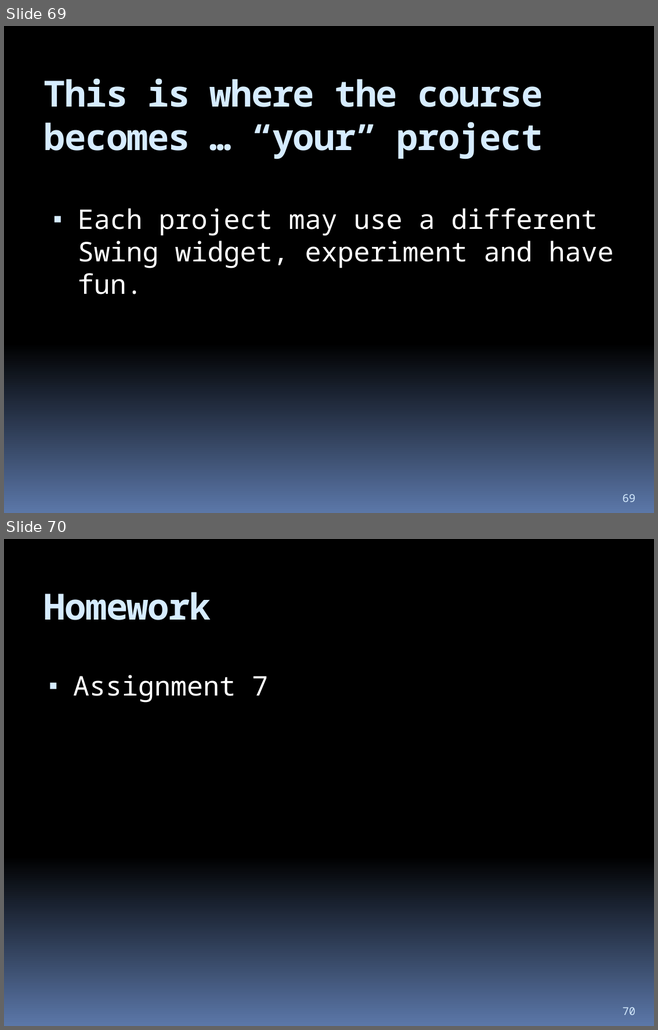
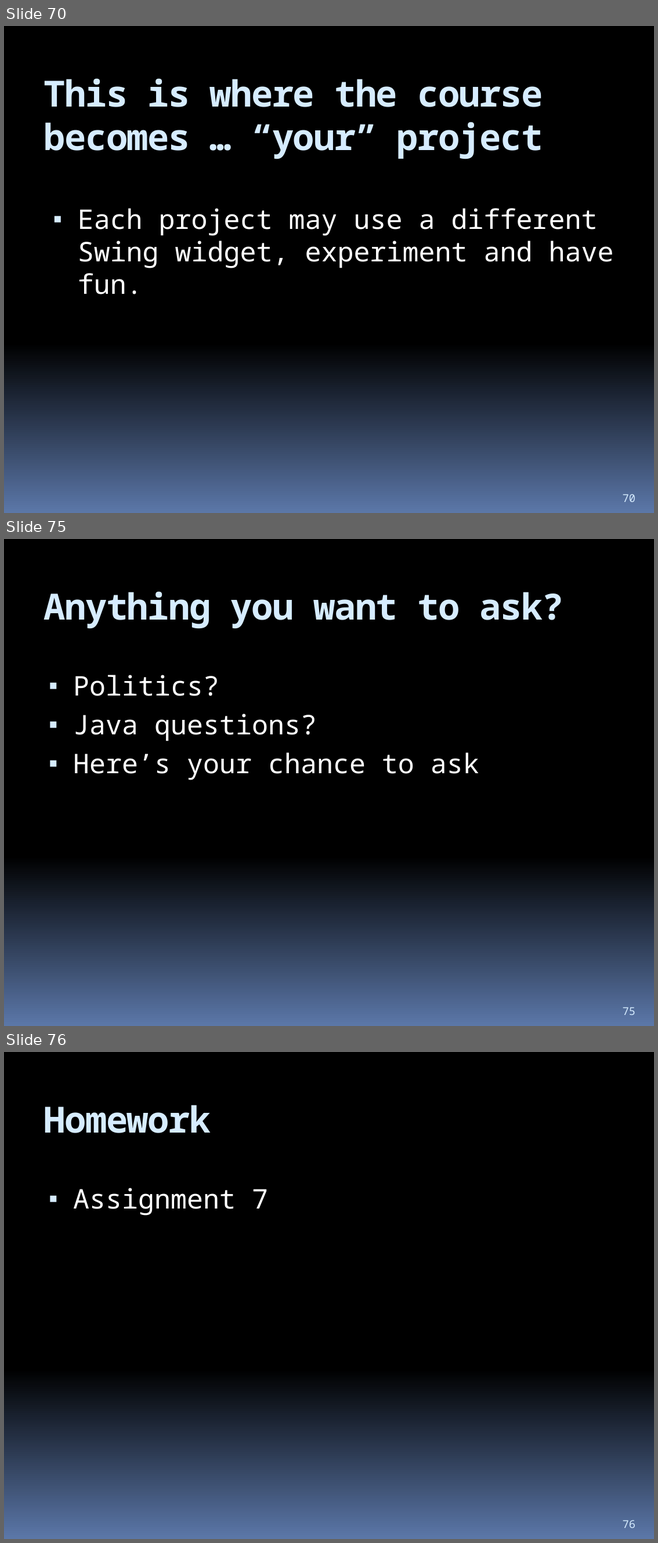
Before and after one commit to hchan/comp2613, a slide deck: coursePresentation.pptx. Shown one above the other, each under a label of ours: slides 69 and 70 before the commit, slides 70, 75 and 76 after it; the slides between them are not shown. The pictures are 658x1030 and 658x1543 pixels, drawn with LibreOffice and Linux fonts; fonts in the diff are those of the drawing. Boxes give left, top, right and bottom in pixels: in the first picture for what was removed or moved away, otherwise in the second. Text is boxed around its words. In the diff, an @@ line names an element or a change of style, - is before the commit and + after.

```diff
--- a/coursePresentation.pptx
+++ b/coursePresentation.pptx
@@ slide 75 added at (4, 539, 654, 1026), background gradient #000000 to #5B77A8 @@
@@ title added at (44, 591, 564, 629), 40 pt, text #D6ECFF, bold @@
+Anything you want to ask?
@@ text added at (73, 675, 479, 780), 30 pt, text #FFFFFF @@
+▪ Politics?
+▪ Java questions?
+▪ Here’s your chance to ask
@@ page number added at (622, 1008, 635, 1015), 12 pt, text #D6ECFF @@
+75
@@ what was slide 69 is now slide 70 @@
@@ page number at (622, 494, 635, 502): text changed @@
-69
+70
@@ what was slide 70 is now slide 76 @@
@@ page number at (622, 1520, 635, 1528): text changed @@
-70
+76
```
Also in this commit, not shown: 5 slides changed, 5 other slides added, 1 slide removed, 1 other file.
